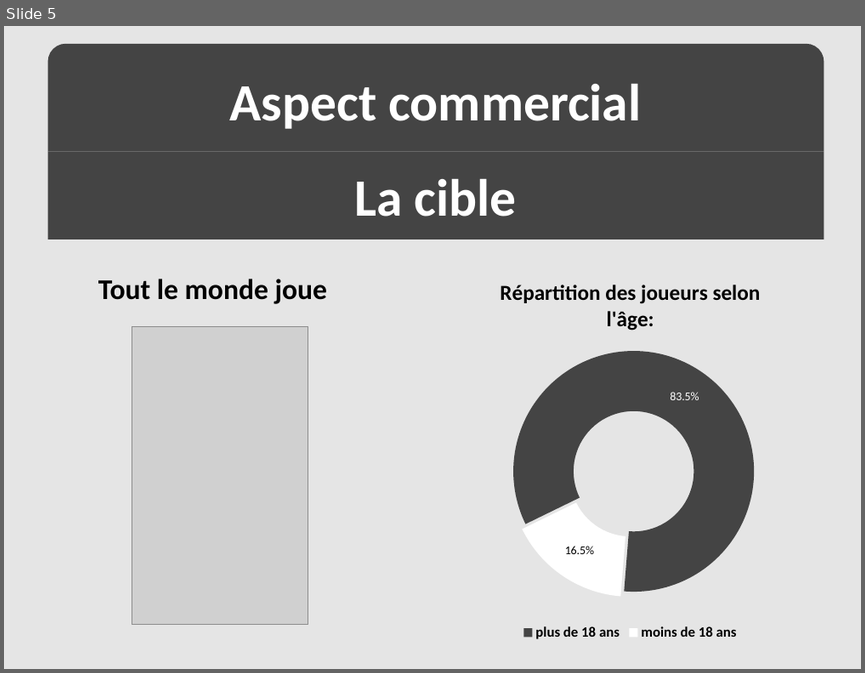
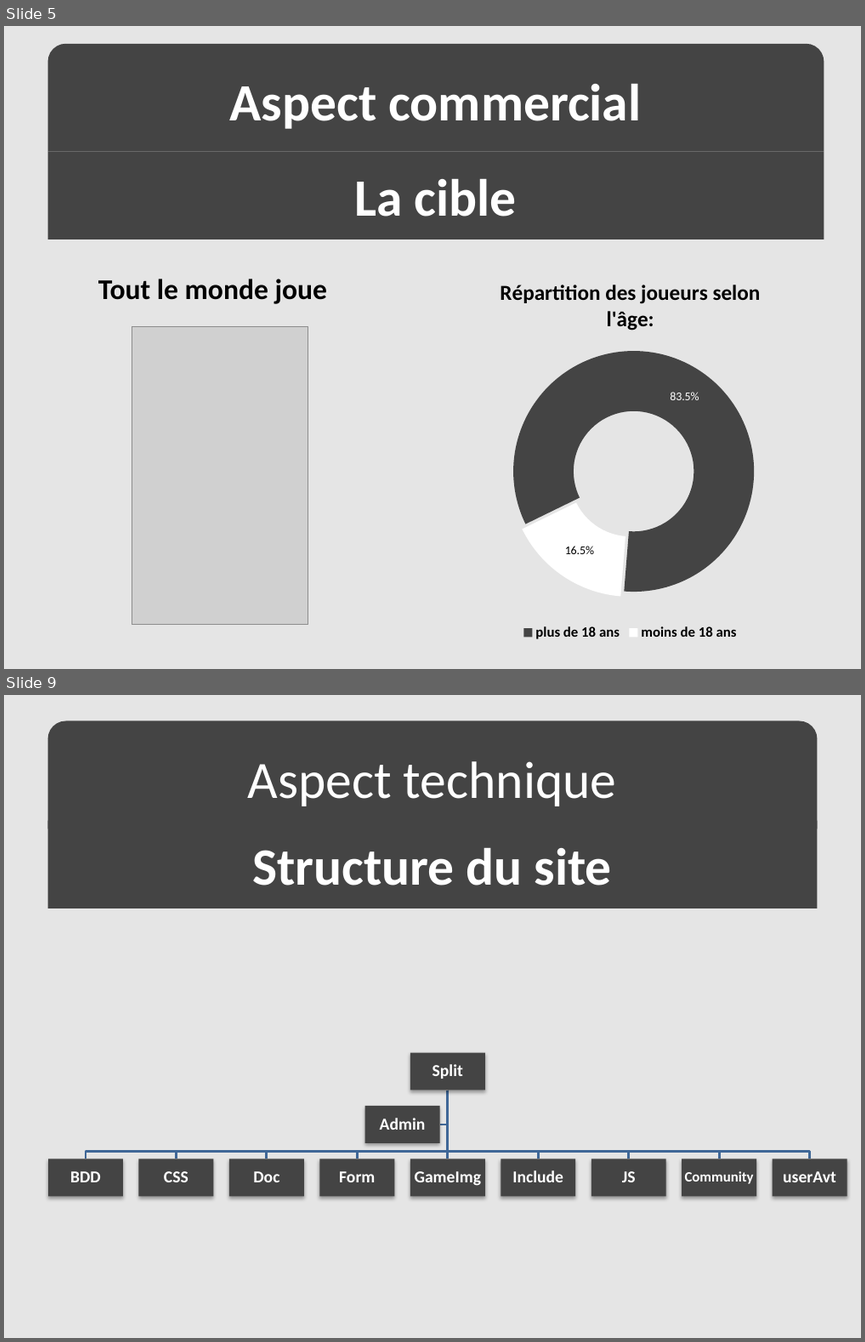
Before and after one commit to syu93/Split, a slide deck: Doc/Présentation/Présentation-Split.pptx. Shown one above the other, each under a label of ours: slide 5 before the commit, slides 5 and 9 after it; the slides between them are not shown. The pictures are 865x673 and 865x1342 pixels, drawn with LibreOffice and Linux fonts; fonts in the diff are those of the drawing; grey boxes stand for pictures. Boxes give left, top, right and bottom in pixels: in the first picture for what was removed or moved away, otherwise in the second. Text is boxed around its words. In the diff, an @@ line names an element or a change of style, - is before the commit and + after.

```diff
--- a/Doc/Présentation/Présentation-Split.pptx
+++ b/Doc/Présentation/Présentation-Split.pptx
@@ slide 9 added at (4,695,861,1338), background #E5E5E5 @@
@@ round same rect added at (47,721,817,828), fill #444444, 44 pt, text #FFFFFF @@
+Aspect technique
@@ rectangle added at (47,821,817,908), fill #444444, 44 pt, text #FFFFFF, bold @@
+Structure du site
@@ group added at (48,1052,846,1197): 11 rectangles, 11 texts, 10 freeform shapes @@
+Split
+BDD
+CSS
+Doc
+Form
+GameImg
+Include
+JS
+Community
+userAvt
+Admin
```
Also in this commit, not shown: 2 slides changed, 6 other slides added, 3 slides removed, 1 other file.
